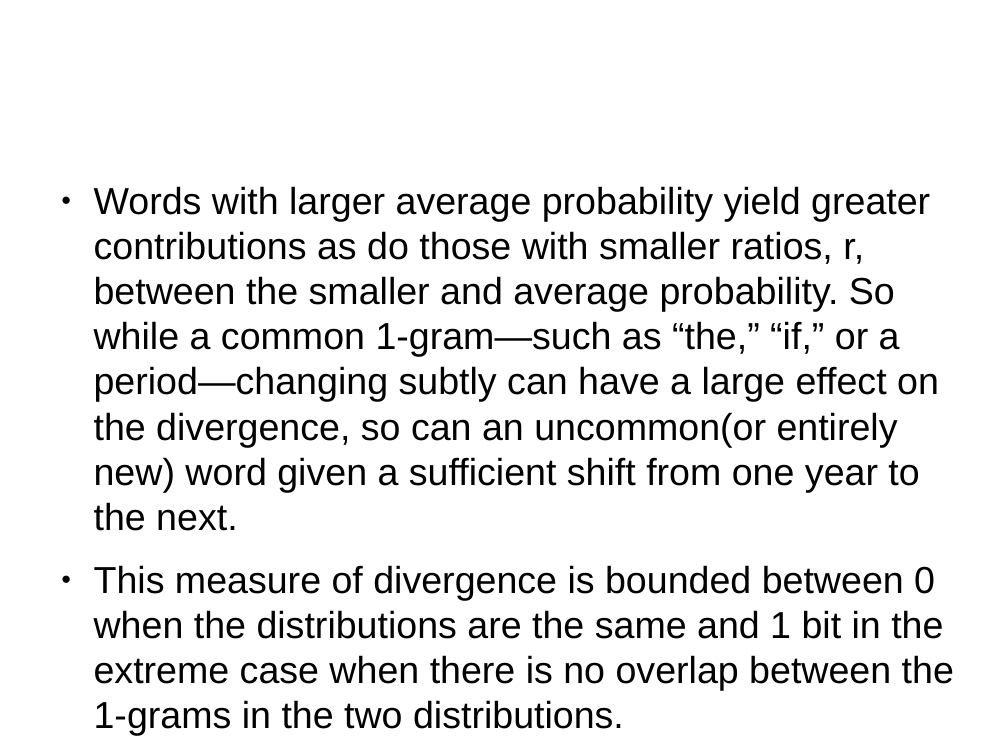
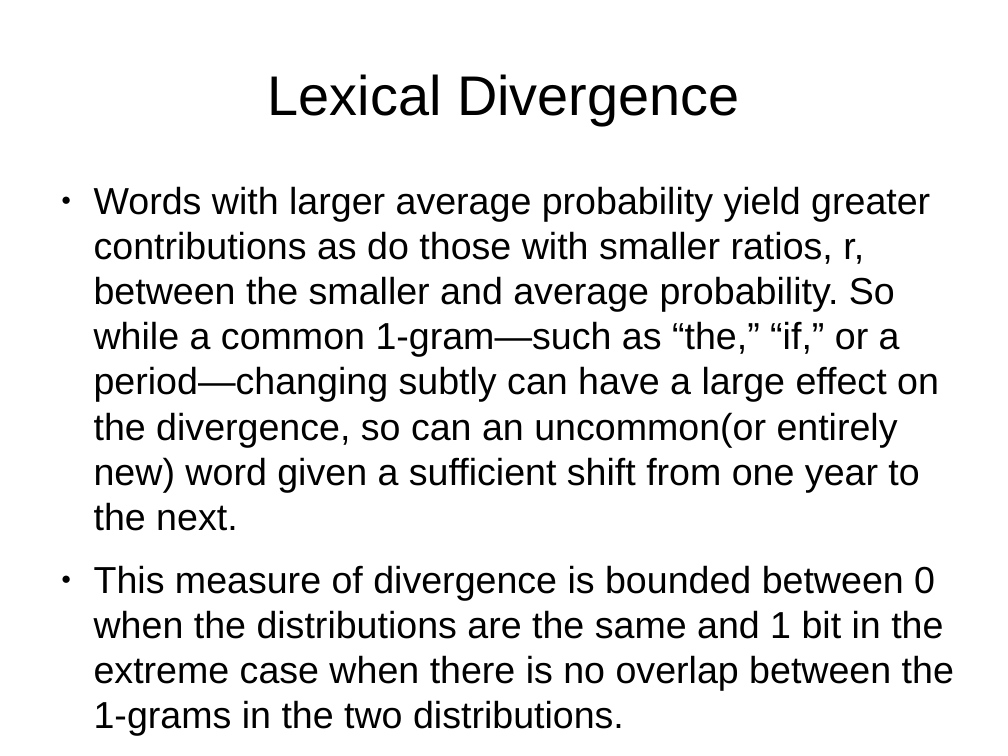
Before and after one commit to loudermilk/brownbag, a slide deck: slide 12 of decks/ngram.odp (slide 13 before the commit). Drawn at 1008x756 pixels with LibreOffice and Linux fonts; fonts in the diff are those of the drawing. Boxes give left, top, right and bottom in pixels: in the first picture for what was removed or moved away, otherwise in the second. Text is boxed around its words. In the diff, an @@ line names an element or a change of style, - is before the commit and + after.

```diff
--- a/decks/ngram.odp
+++ b/decks/ngram.odp
@@ title added at box(268, 74, 740, 125), 44 pt, text #000000 @@
+Lexical Divergence
```
Also in this commit, not shown: 5 other slides changed, 1 slide added, 2 slides removed.
